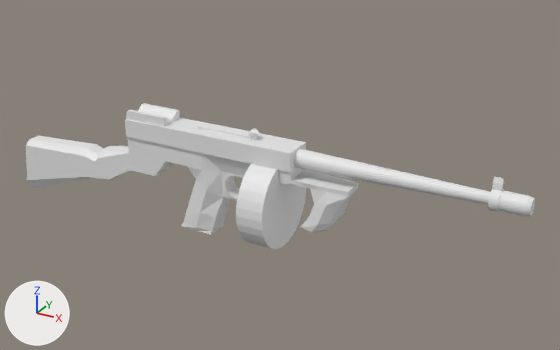
The Blender file Assets/Models/Guns/Thompson.blend: old version first, new version second.
Before and after are seen from a 50 mm lens placed at (1.166, -1.589, 0.76), pointed at (0.257, 0.064, -0.066). The lights are fixed; the arrows at lower left show +X, +Y and +Z.
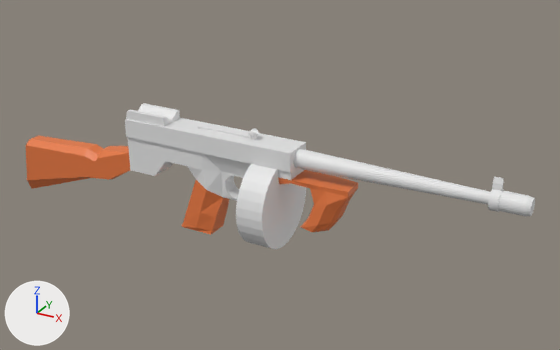
Edits to the bpy script that builds the scene:
```text
Add mat_metal:
    mat_metal = principled_material('Metal')
    mat_metal.base_color = (0.8, 0.8, 0.8)  # white #e7e7e7
Add mat_wood:
    mat_wood = principled_material('Wood')
    mat_wood.base_color = (0.8, 0.19, 0.0503)  # orange #e7793f
Change me_cube_001:
    where me_cube_001.from_pydata(...)  # 1211 vertices, 1041 faces; spans x -0.59..0.92, y -0.12..0.12, z -0.26..0.08
    used by ob_cube; location = (0.0, 0.0, 0.0)
    me_cube_001 part 1: 122 of the faces centred in x -0.58..0.12, y -0.04..0.04, z -0.24..-0.06 switch from no material to mat_wood (orange #e7793f)
    me_cube_001 part 2: 104 of the faces centred in x 0.33..0.49, y -0.04..0.04, z -0.16..-0.02 switch from no material to mat_wood (orange #e7793f)
    add me_cube_001.materials.append(mat_metal)  # white #e7e7e7
```

What differs and where, as boxes [x1, y1, x2, y2] in the pictures (560 x 350 px):
part 1 of me_cube_001, recoloured (white to orange): [26, 135, 229, 235] in both
part 2 of me_cube_001, recoloured (white to orange): [278, 170, 358, 232] in both
